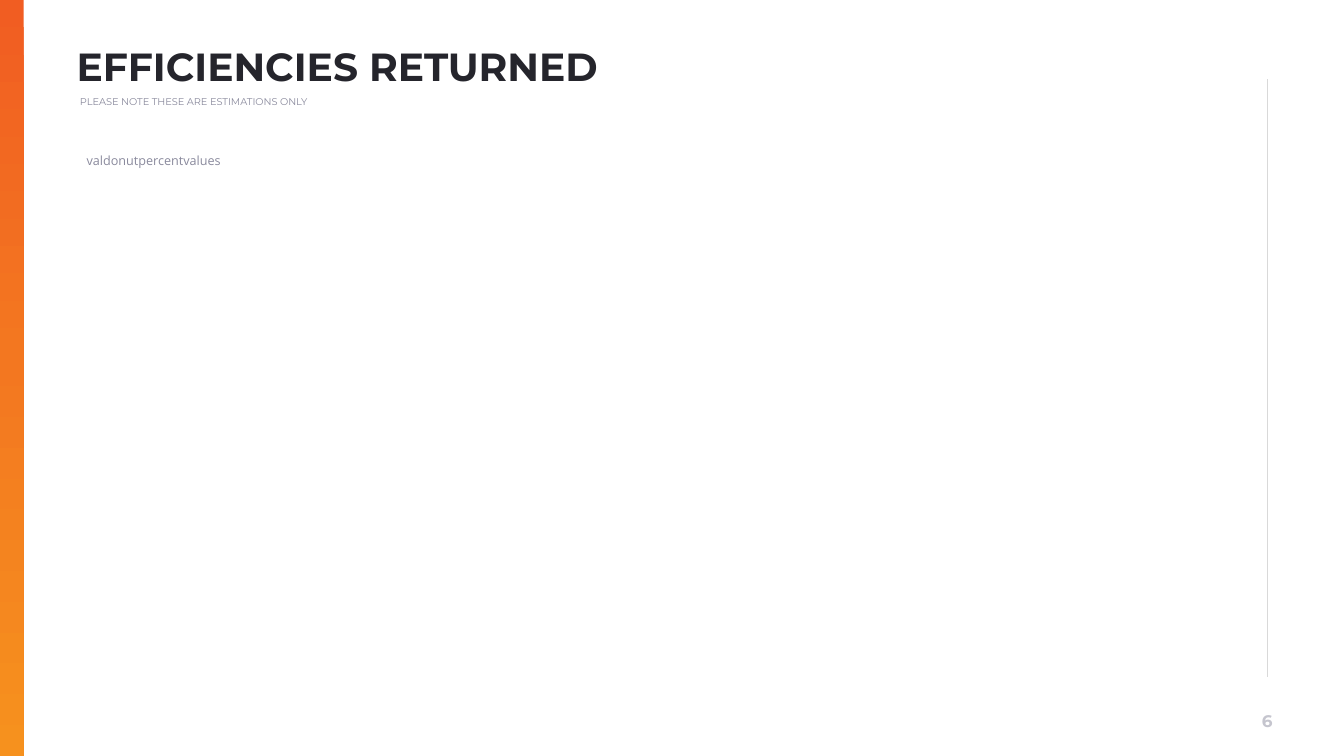
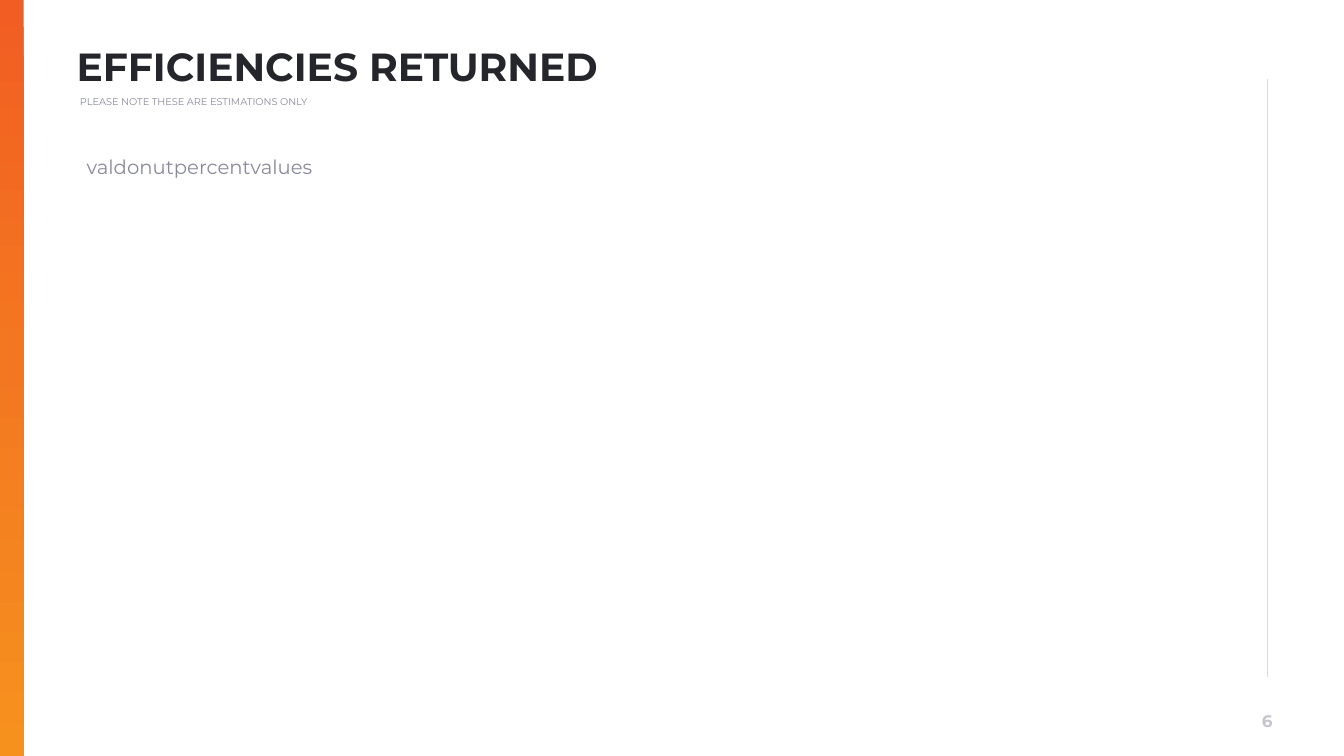
Before and after one commit to muratozdemirpiblo/ppt-api, a slide deck: slide 6 of sales.pptx. Drawn at 1344x756 pixels with LibreOffice and Linux fonts; fonts in the diff are those of the drawing; background and template pictures are left out. Boxes give left, top, right and bottom in pixels: in the first picture for what was removed or moved away, otherwise in the second. Text is boxed around its words. In the diff, an @@ line names an element or a change of style, - is before the commit and + after.

```diff
--- a/sales.pptx
+++ b/sales.pptx
@@ text "valdonutpercentvalues" at [87, 159, 313, 178]: size 9 to 14 pt, font Open Sans to Montserrat @@
```
Also in this commit, not shown: 2 other slides changed, 2 other files.
